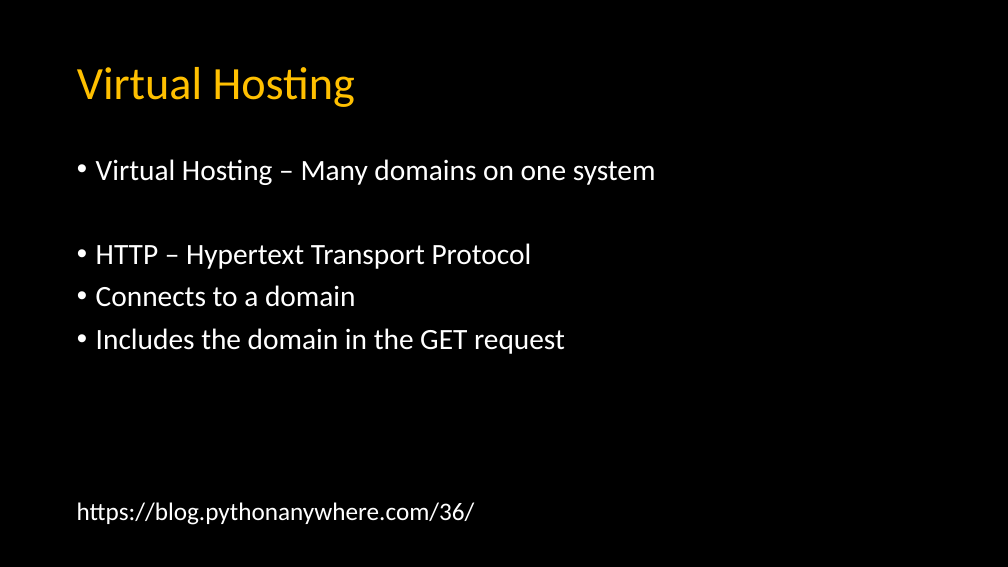
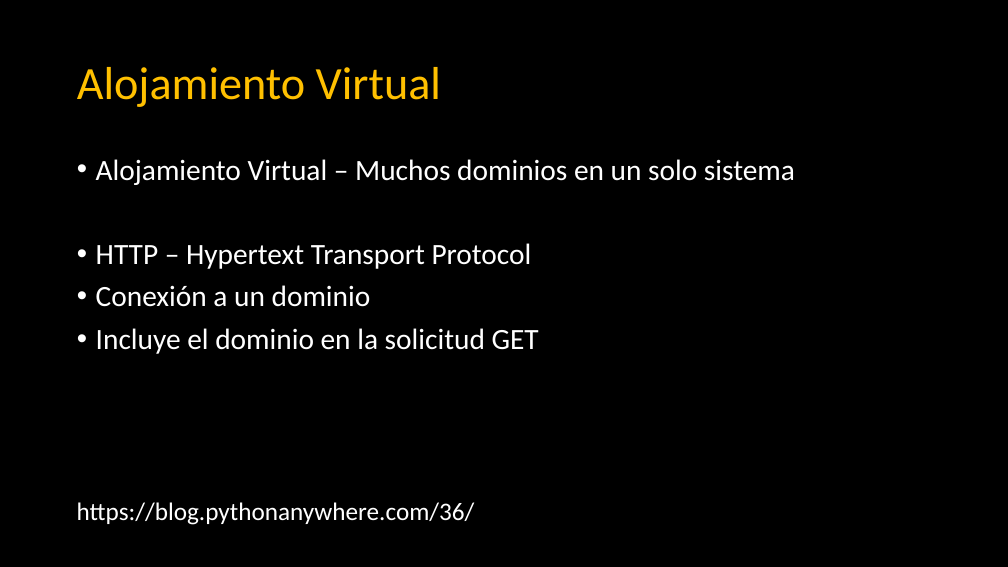
Before and after one commit to juancarlosvb78/dj4e, a slide deck: slide 9 of lectures/DJ-01-Hosting.pptx. Drawn at 1008x567 pixels with LibreOffice and Linux fonts; fonts in the diff are those of the drawing. Boxes give left, top, right and bottom in pixels: in the first picture for what was removed or moved away, otherwise in the second. Text is boxed around its words. In the diff, an @@ line names an element or a change of style, - is before the commit and + after.

```diff
--- a/lectures/DJ-01-Hosting.pptx
+++ b/lectures/DJ-01-Hosting.pptx
@@ title at bbox=[77, 67, 441, 107]: text changed @@
-Virtual Hosting
+Alojamiento Virtual
@@ text at bbox=[96, 159, 795, 185]: text changed @@
-• Virtual Hosting – Many domains on one system
+• Alojamiento Virtual – Muchos dominios en un solo sistema
@@ text at bbox=[96, 285, 539, 354]: text changed @@
-• Connects to a domain
-• Includes the domain in the GET request
+• Conexión a un dominio
+• Incluye el dominio en la solicitud GET
```
Also in this commit, not shown: 13 other slides changed.
